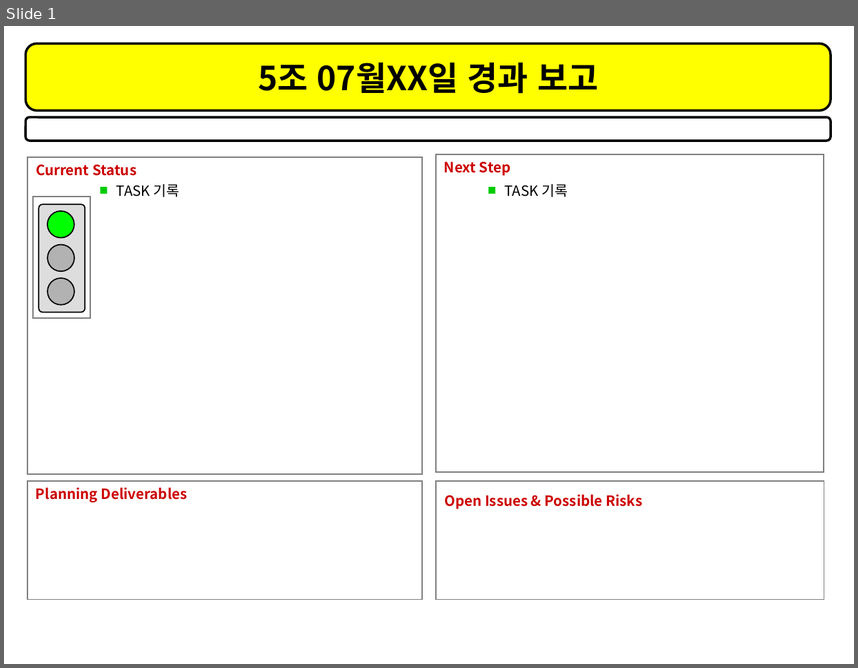
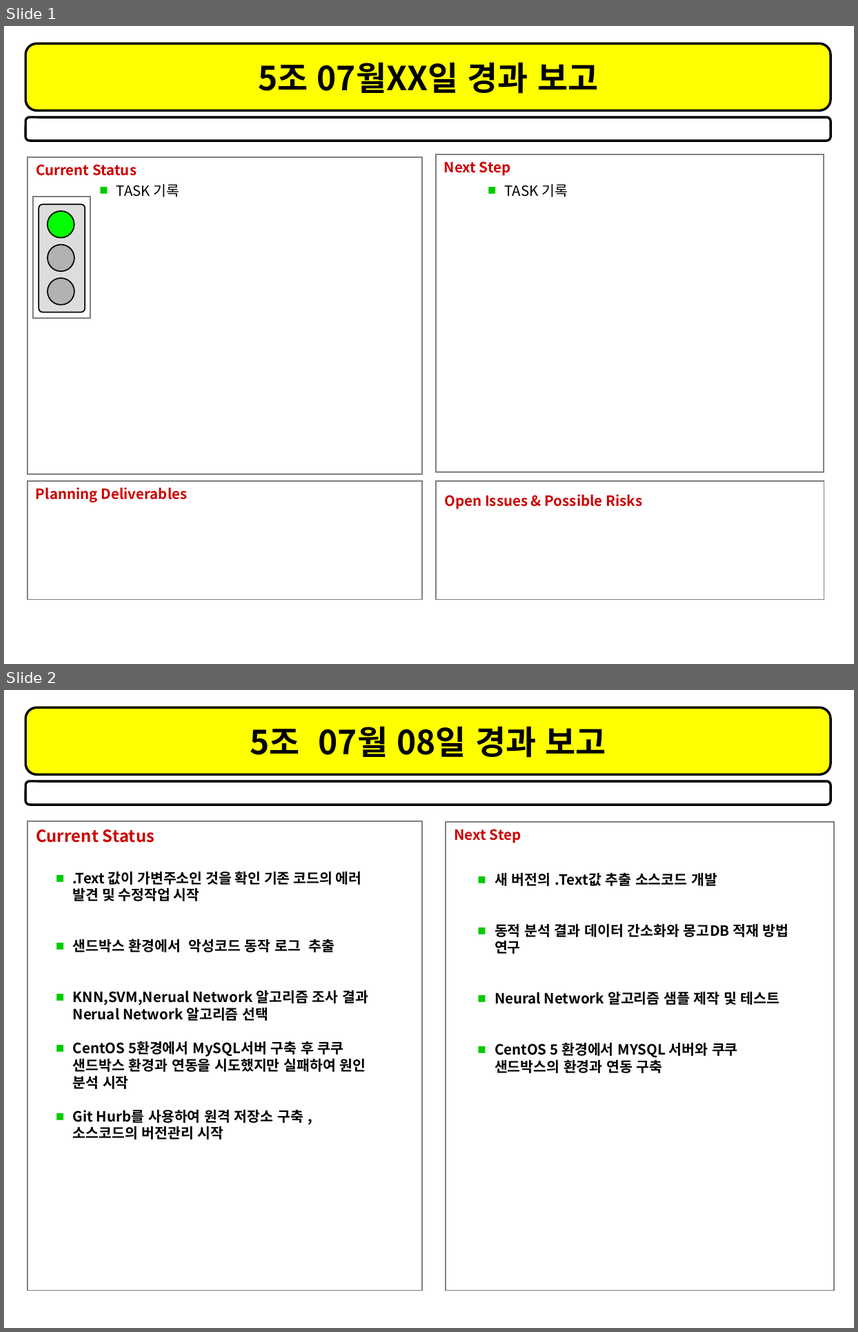
Before and after one commit to jungil73/kosta, a slide deck: 0.요구사항정의/1.Template/경과보고서.pptx. Shown one above the other, each under a label of ours: slide 1 before the commit, slides 1 and 2 after it. The pictures are 858x668 and 858x1332 pixels, drawn with LibreOffice and Linux fonts; fonts in the diff are those of the drawing. Boxes give left, top, right and bottom in pixels: in the first picture for what was removed or moved away, otherwise in the second. Text is boxed around its words. In the diff, an @@ line names an element or a change of style, - is before the commit and + after.

Commit message:
8일 슬라이드 추가함

```diff
--- a/0.요구사항정의/1.Template/경과보고서.pptx
+++ b/0.요구사항정의/1.Template/경과보고서.pptx
@@ slide 2 added at <box>4,690,854,1328</box>, background #FFFFFF @@
@@ rounded rectangle added at <box>25,708,831,775</box>, fill #FFFF00, outline #000000 2 pt, 28 pt, text #000000, bold @@
+5조 07월 08일 경과 보고
@@ rounded rectangle added at <box>25,781,831,805</box>, outline #000000 2 pt @@
@@ rectangle added at <box>27,822,423,1290</box>, outline #808080 1 pt, 14 pt, text #CC0000, bold @@
+Current Status
@@ rectangle added at <box>446,822,835,1290</box>, outline #808080 1 pt, 12 pt, text #CC0000, bold @@
+Next Step
@@ text added at <box>73,871,368,1139</box>, 12 pt, text #000000, bold @@
+■ .Text 값이 가변주소인 것을 확인 기존 코드의 에러 발견 및 수정작업 시작
+■ 샌드박스 환경에서 악성코드 동작 로그 추출
+■ KNN,SVM,Nerual Network 알고리즘 조사 결과 Nerual Network 알고리즘 선택
+■ CentOS 5환경에서 MySQL서버 구축 후 쿠쿠 샌드박스 환경과 연동을 시도했지만 실패하여 원인 분석 시작
+■ Git Hurb를 사용하여 원격 저장소 구축 , 소스코드의 버전관리 시작
@@ text added at <box>495,872,789,1073</box>, 12 pt, text #000000, bold @@
+■ 새 버전의 .Text값 추출 소스코드 개발
+■ 동적 분석 결과 데이터 간소화와 몽고DB 적재 방법 연구
+■ Neural Network 알고리즘 샘플 제작 및 테스트
+■ CentOS 5 환경에서 MYSQL 서버와 쿠쿠 샌드박스의 환경과 연동 구축
```
